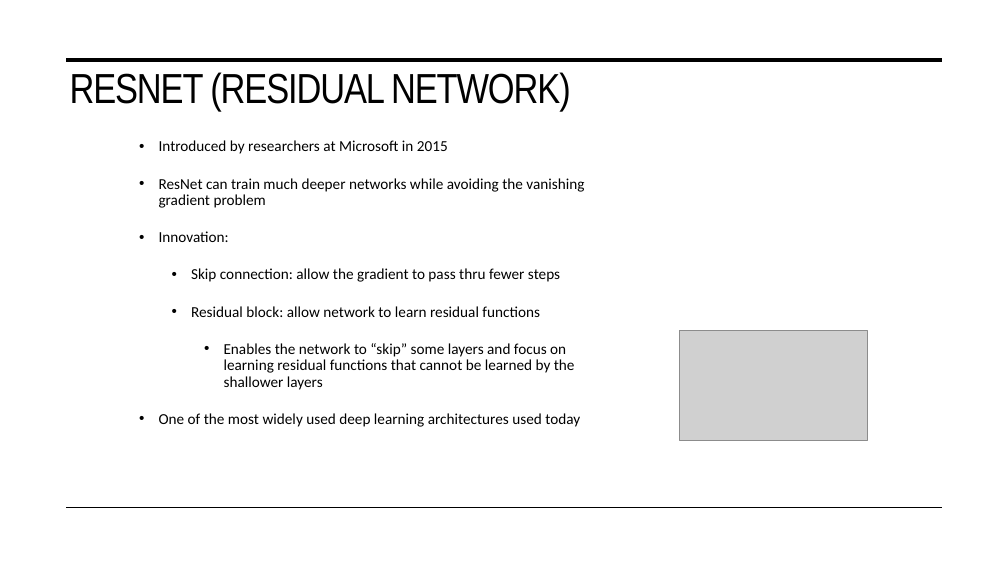
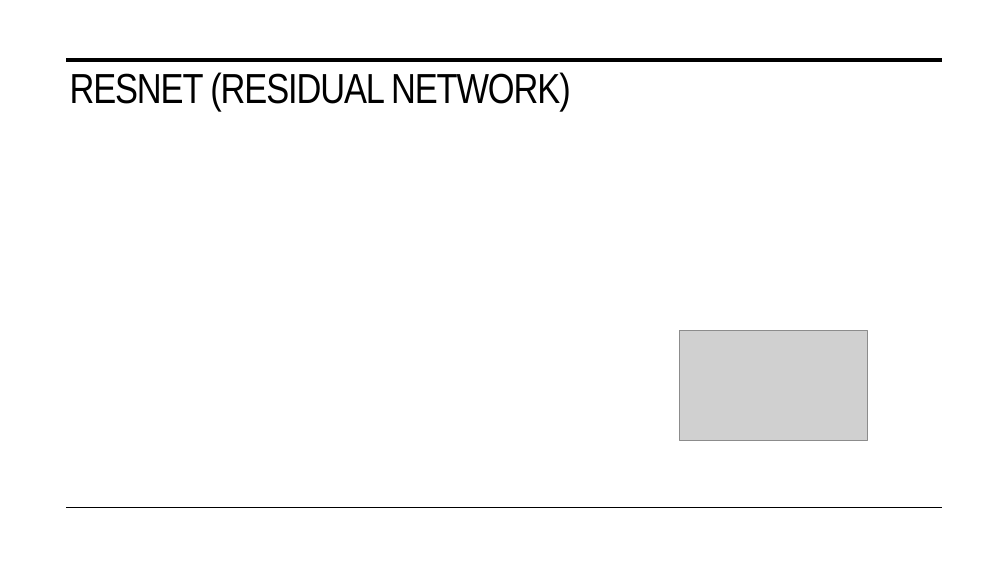
Before and after one commit to rhodes-byu/stat-486, a slide deck: slide 74 of slides/16-cnns.pptx. Drawn at 1008x567 pixels with LibreOffice and Linux fonts; fonts in the diff are those of the drawing; grey boxes stand for pictures. Boxes give left, top, right and bottom in pixels: in the first picture for what was removed or moved away, otherwise in the second. Text is boxed around its words. In the diff, an @@ line names an element or a change of style, - is before the commit and + after.

Commit message:
minor slide updates

```diff
--- a/slides/16-cnns.pptx
+++ b/slides/16-cnns.pptx
@@ text removed at (159,140,584,427) @@
-• Introduced by researchers at Microsoft in 2015
-• ResNet can train much deeper networks while avoiding the vanishing gradient problem
-• Innovation:
-  • Skip connection: allow the gradient to pass thru fewer steps
-  • Residual block: allow network to learn residual functions
-    • Enables the network to “skip” some layers and focus on learning residual functions that cannot be learned by the shallower layers
-• One of the most widely used deep learning architectures used today
```
Also in this commit, not shown: 3 other slides changed, 1 slide added, 1 other file.
